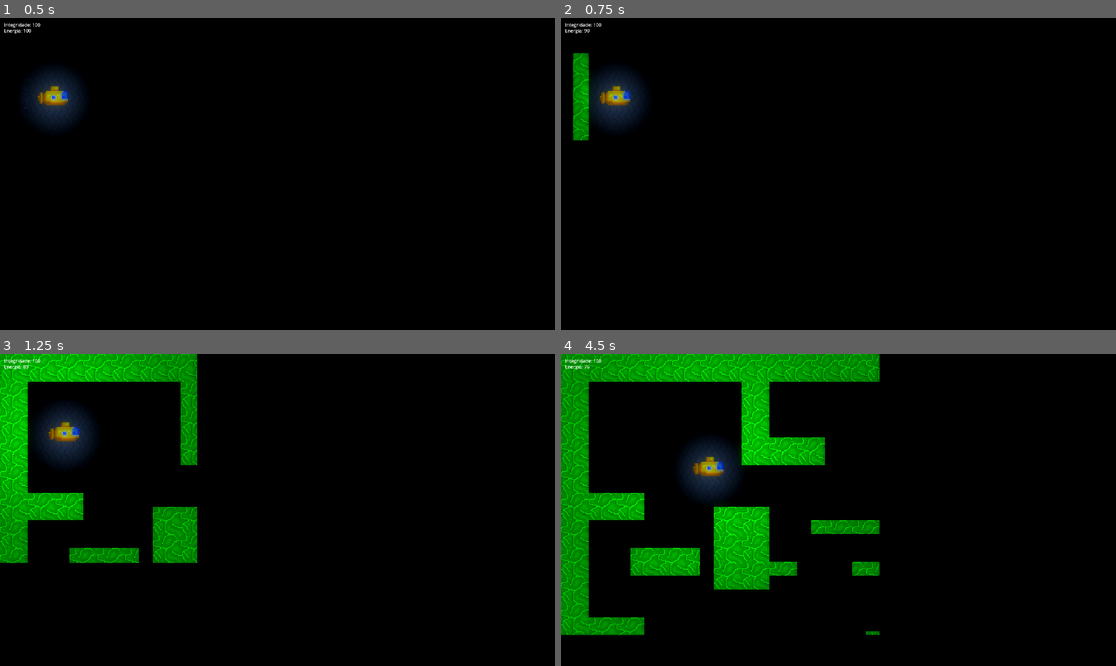
Above: before the commit, frames 1-4 (two rows, left to right).
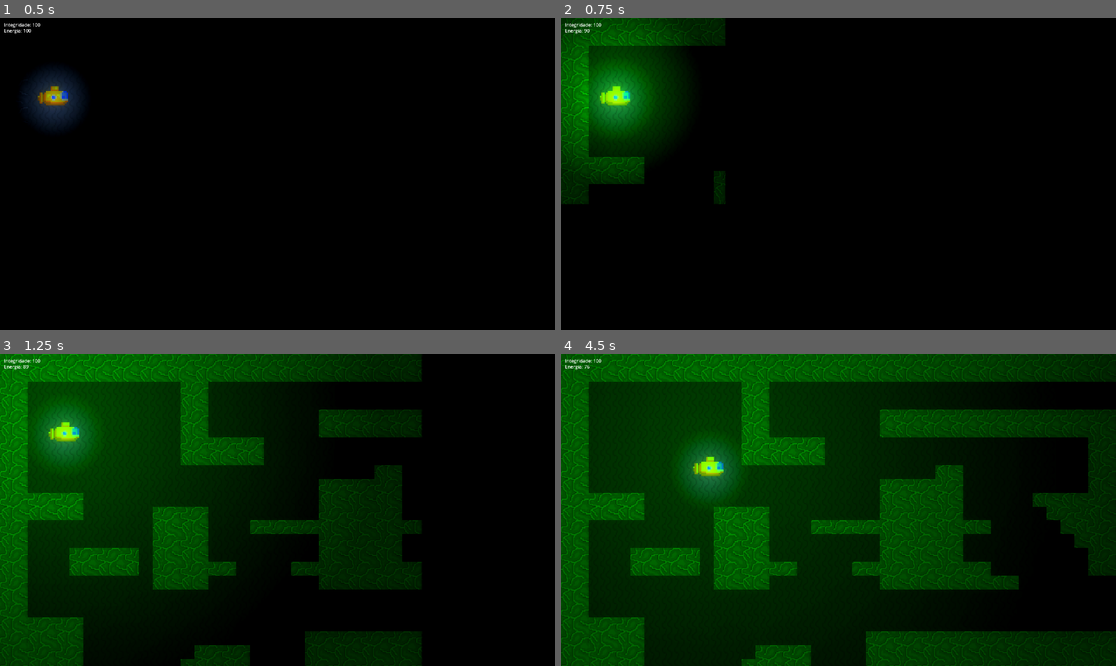
Above: after the commit, the same moments.

Repository: LitheFulminare/subechoXP3
Game: Godot game, scene res://Scenes/Layouts/Main 1.tscn
Same seed, same stepped clock (60 frames per second), same inputs: the game is played once before the commit and once after it.
Inputs:
- Up to frame 1 (0.5 s): no input
- Up to frame 2 (0.75 s): tap Enter at 0.5 s; hold D (Right) from 0.53 s (still down); hold F (Sonar) from 0.53 s (still down)
- Up to frame 3 (1.25 s): keep holding D (Right); keep holding F (Sonar)
- Up to frame 4 (4.5 s): release D (Right) at 1.28 s; release F (Sonar) at 1.28 s; hold S (Down) 1.28-2.03 s; tap F (Sonar) at 1.35, 2.85, 4.35 s; hold D (Right) 2.03-2.78 s; hold F (Sonar) 2.03-2.78 s; hold W (Up) 2.78-3.53 s; hold F (Sonar) 3.53-4.28 s; hold A (Left) from 3.53 s (still down)

Frame 1 is identical in both runs. In frame 2, 11% of the frame differs, in the area x 0-30%, y 0-60%; in frame 3, 50%; in frame 4, 79%, in the area x 0-100%, y 0-100%.

Commit message:
sonar melhorado
usei modulate para manter o opbjeto detectado brilhando e o sonar cobre a tela inteira

Diff:
--- a/Scenes/Layouts/Main 1.tscn
+++ b/Scenes/Layouts/Main 1.tscn
@@ -121,7 +121,7 @@
 layer_0/tile_data = PackedInt32Array(0, 0, 0, 65536, 0, 1, 1, 65536, 0, 65537, 65536, 1, 30, 0, 0, 65566, 0, 1, 31, 655 …(16427 unchanged characters)…
 
 [node name="TileMap2" type="TileMap" parent="CanvasGroup/Pedra"]
-modulate = Color(0.00784314, 1, 0, 1)
+modulate = Color(0.00784314, 1, 0, 0.290196)
 light_mask = 2
 z_index = 1
 material = SubResource("CanvasItemMaterial_fk0it")
--- a/Scenes/Player_e_misc/CharacterBody2D.gd
+++ b/Scenes/Player_e_misc/CharacterBody2D.gd
@@ -61,7 +61,7 @@
 		$Sonar.visible = true
 
 		var tween = create_tween()
-		tween.tween_property($Sonar, "scale", Vector2(20,20), 1)
+		tween.tween_property($Sonar, "scale", Vector2(55,55), 1)
 		tween.parallel().tween_property($Sonar, "energy", 0, 2)
 
 		await tween.finished
--- a/Scenes/Player_e_misc/player.tscn
+++ b/Scenes/Player_e_misc/player.tscn
@@ -74,7 +74,7 @@
 [node name="Sonar" type="PointLight2D" parent="."]
 visible = false
 position = Vector2(4.99997, 4)
-range_item_cull_mask = 2
+range_item_cull_mask = 3
 shadow_color = Color(0.12549, 1, 0, 0)
 shadow_filter_smooth = 1.9
 texture = SubResource("GradientTexture2D_s5eh0")
